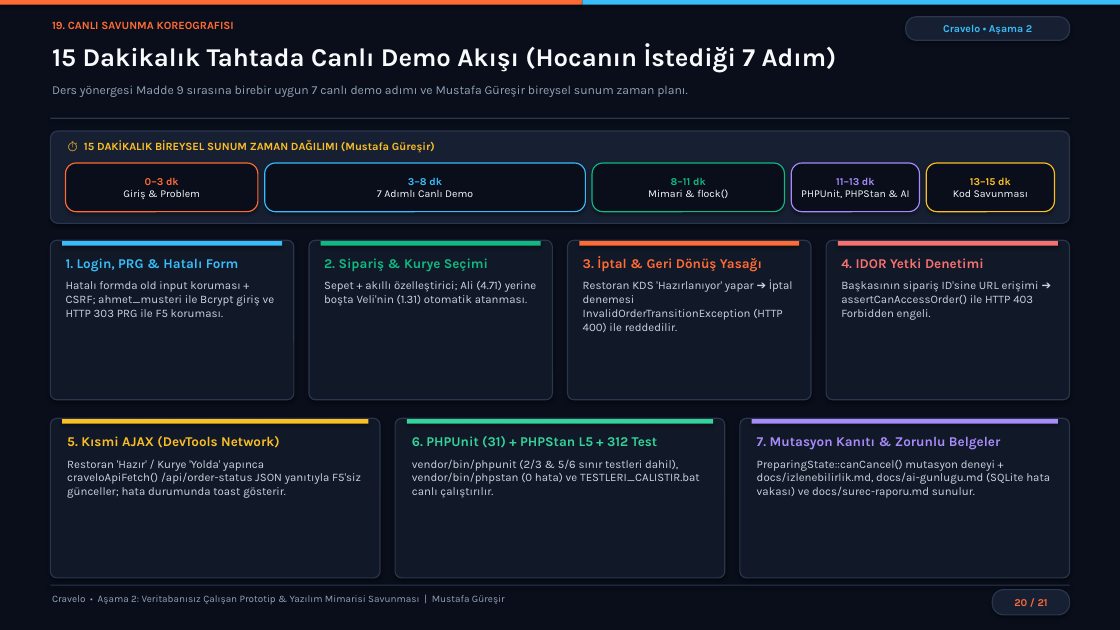
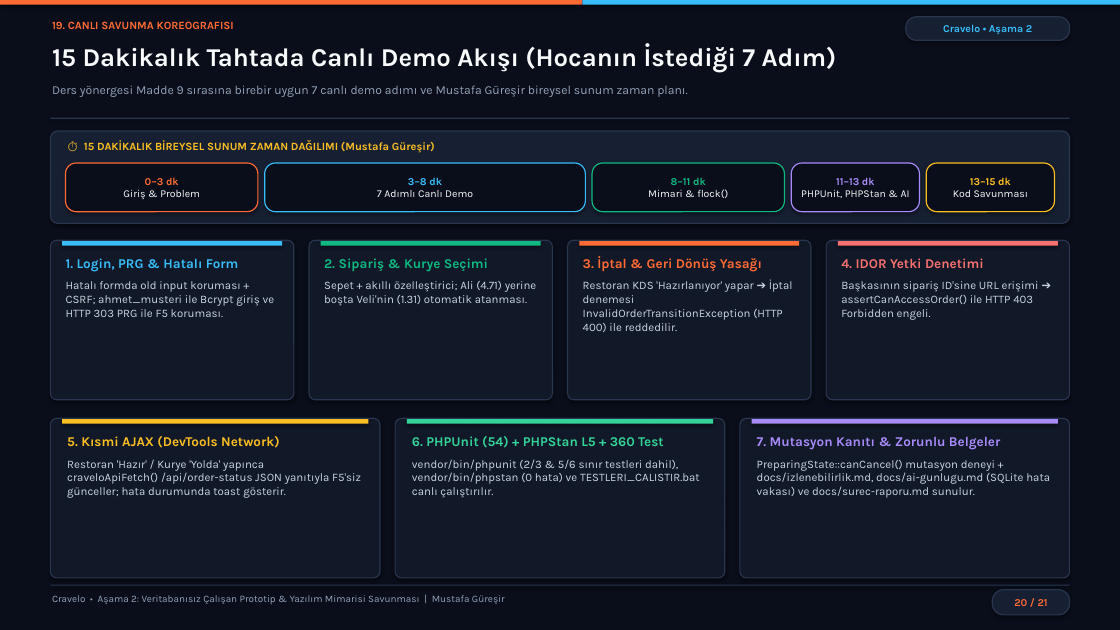
Before and after one commit to mustafaguresir/Cravelo, a slide deck: slide 20 of Cravelo_Asama2_Sunum.pptx. Drawn at 1120x630 pixels with LibreOffice and Linux fonts; fonts in the diff are those of the drawing. Boxes give left, top, right and bottom in pixels: in the first picture for what was removed or moved away, otherwise in the second. Text is boxed around its words. In the diff, an @@ line names an element or a change of style, - is before the commit and + after.

```diff
--- a/Cravelo_Asama2_Sunum.pptx
+++ b/Cravelo_Asama2_Sunum.pptx
@@ text at bbox=[412, 436, 664, 448]: text changed @@
-6. PHPUnit (31) + PHPStan L5 + 312 Test
+6. PHPUnit (54) + PHPStan L5 + 360 Test
```
Also in this commit, not shown: 5 other slides changed, 32 other files.
